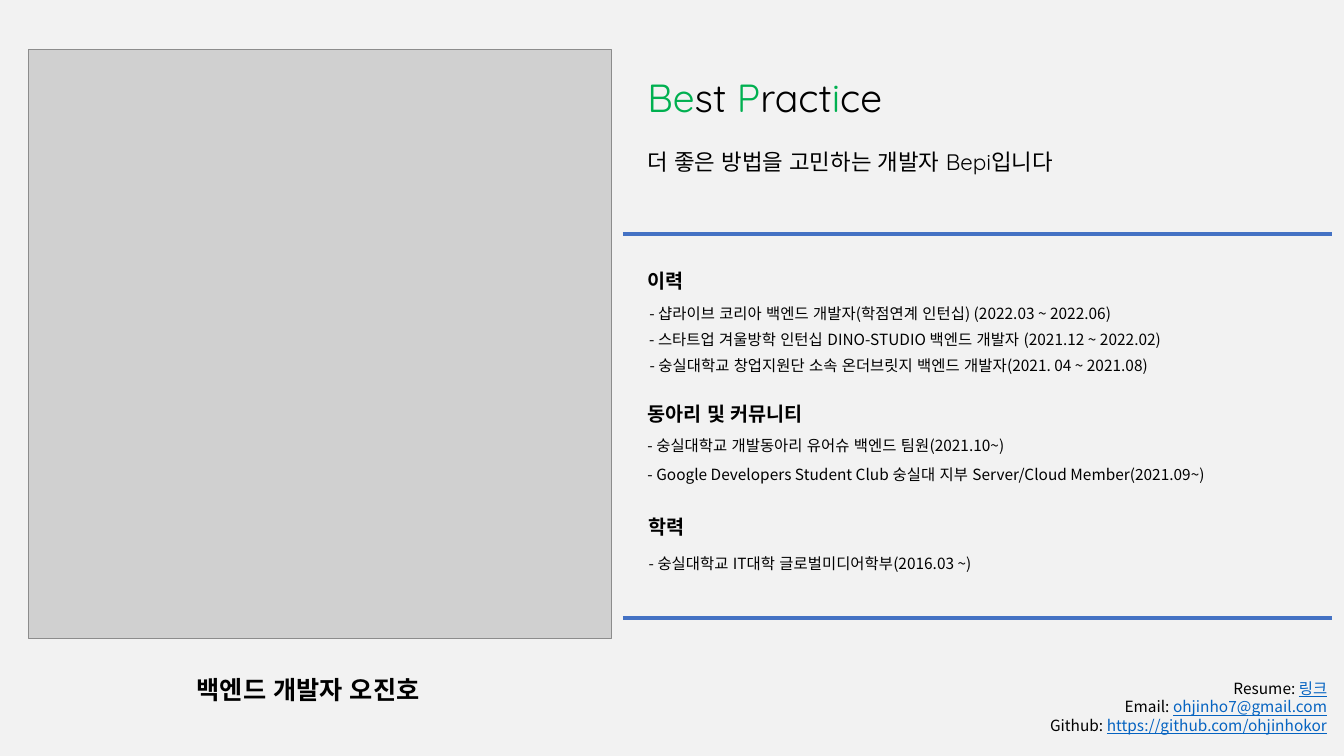
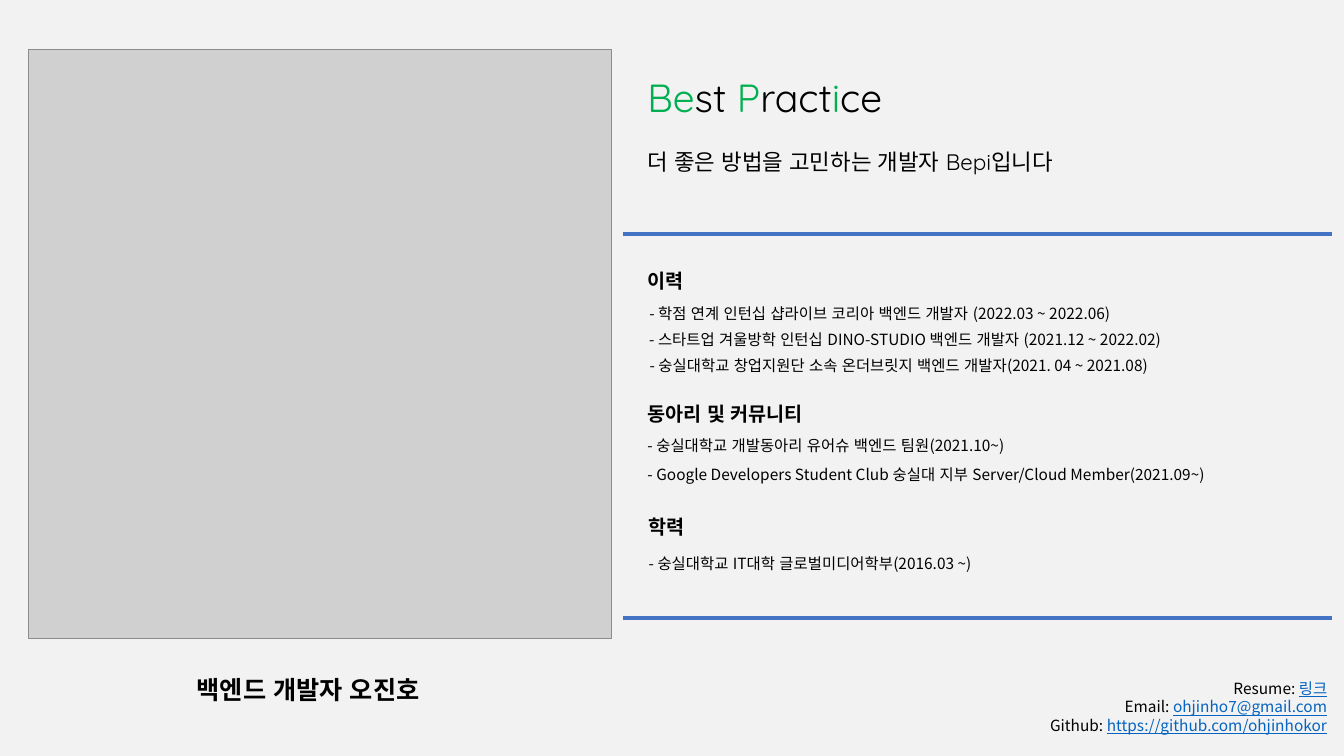
Before and after one commit to ohjinhokor/PortFolio, a slide deck: slide 1 of 오진호 포트폴리오.pptx. Drawn at 1344x756 pixels with LibreOffice and Linux fonts; fonts in the diff are those of the drawing; grey boxes stand for pictures. Boxes give left, top, right and bottom in pixels: in the first picture for what was removed or moved away, otherwise in the second. Text is boxed around its words. In the diff, an @@ line names an element or a change of style, - is before the commit and + after.

```diff
--- a/오진호 포트폴리오.pptx
+++ b/오진호 포트폴리오.pptx
@@ text at (658, 306, 1110, 322): text changed @@
-- 샵라이브 코리아 백엔드 개발자(학점연계 인턴십) (2022.03 ~ 2022.06)
+- 학점 연계 인턴십 샵라이브 코리아 백엔드 개발자 (2022.03 ~ 2022.06)
```
Also in this commit, not shown: 5 other slides changed, 2 other files.
